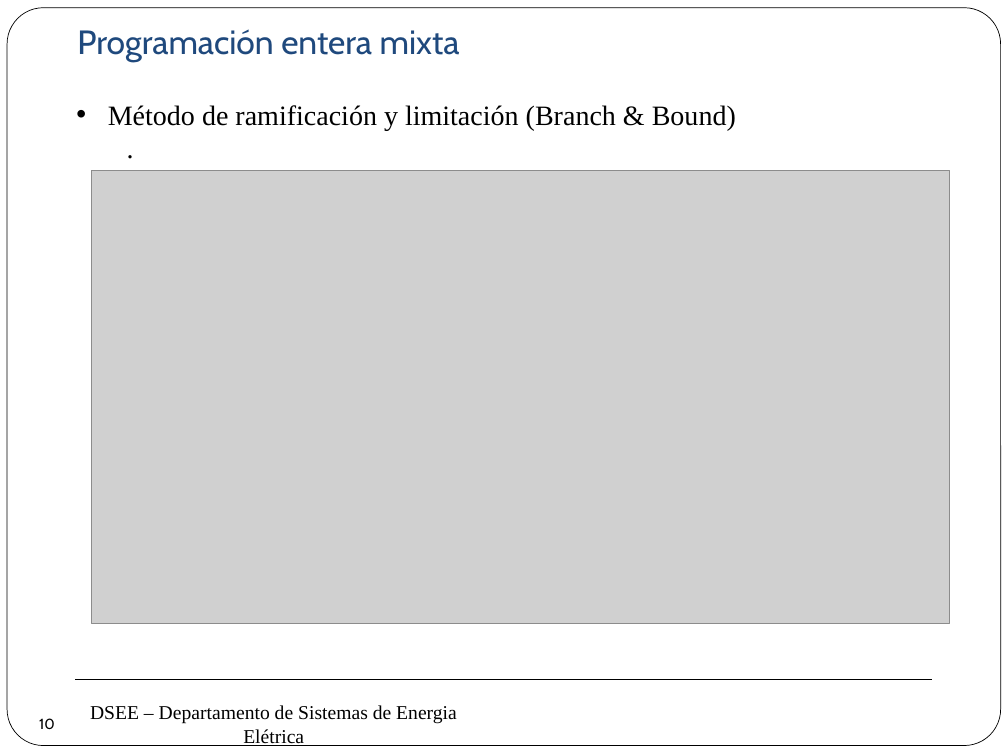
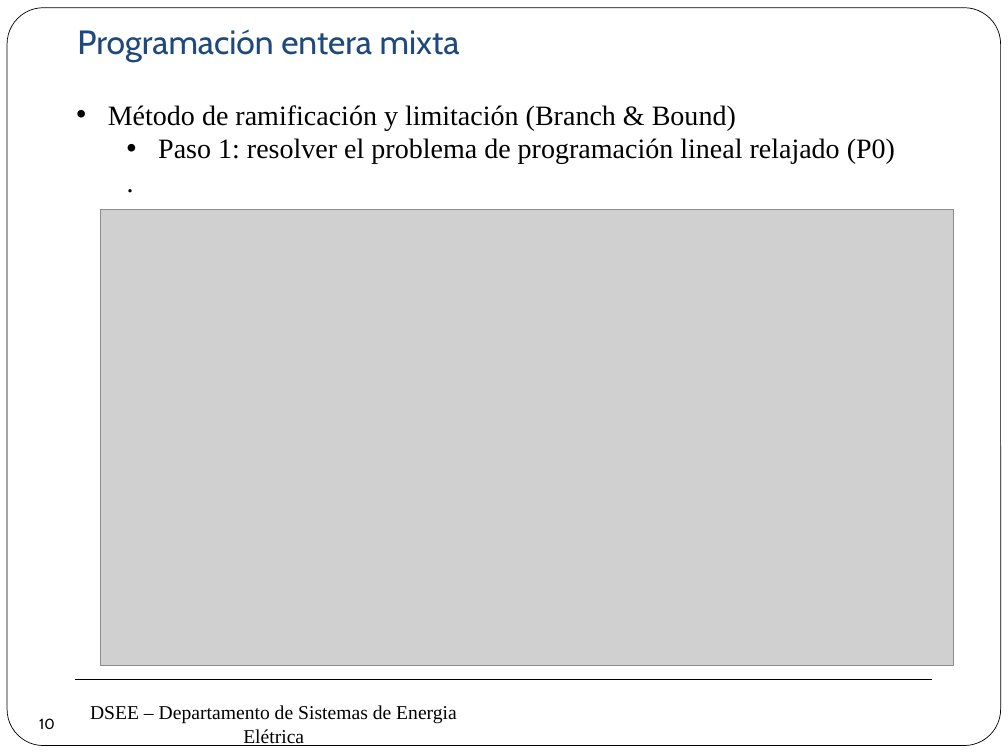
Before and after one commit to erikfilias/Power-Systems-Optimization-using-Julia-Language, a slide deck: slide 10 of 1. Lectures/Introducción a la Optimización aplicada a Sistemas de Energía Eléctrica/Dia 1/4. Programación Lineal (2).pptx. Drawn at 1008x756 pixels with LibreOffice and Linux fonts; fonts in the diff are those of the drawing; grey boxes stand for pictures; background and template pictures are left out. Boxes give left, top, right and bottom in pixels: in the first picture for what was removed or moved away, otherwise in the second. Text is boxed around its words. In the diff, an @@ line names an element or a change of style, - is before the commit and + after.

```diff
--- a/1. Lectures/Introducción a la Optimización aplicada a Sistemas de Energía Eléctrica/Dia 1/4. Programación Lineal (2).pptx
+++ b/1. Lectures/Introducción a la Optimización aplicada a Sistemas de Energía Eléctrica/Dia 1/4. Programación Lineal (2).pptx
@@ text at box(158, 138, 895, 164): paragraph added @@
+  • Paso 1: resolver el problema de programación lineal relajado (P0)
@@ picture: place and size @@
-picture at box(92, 170, 951, 623)
+picture at box(101, 210, 954, 665)
```
Also in this commit, not shown: 2 other slides changed, 3 slides added.
